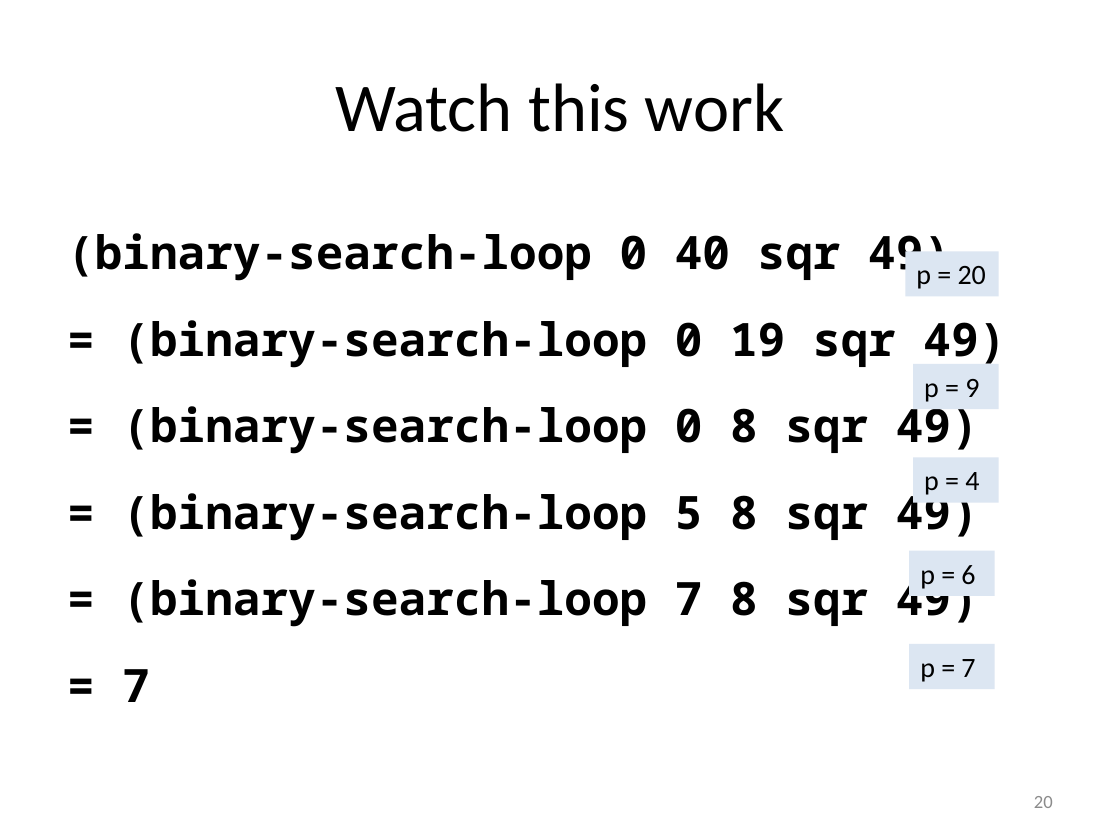
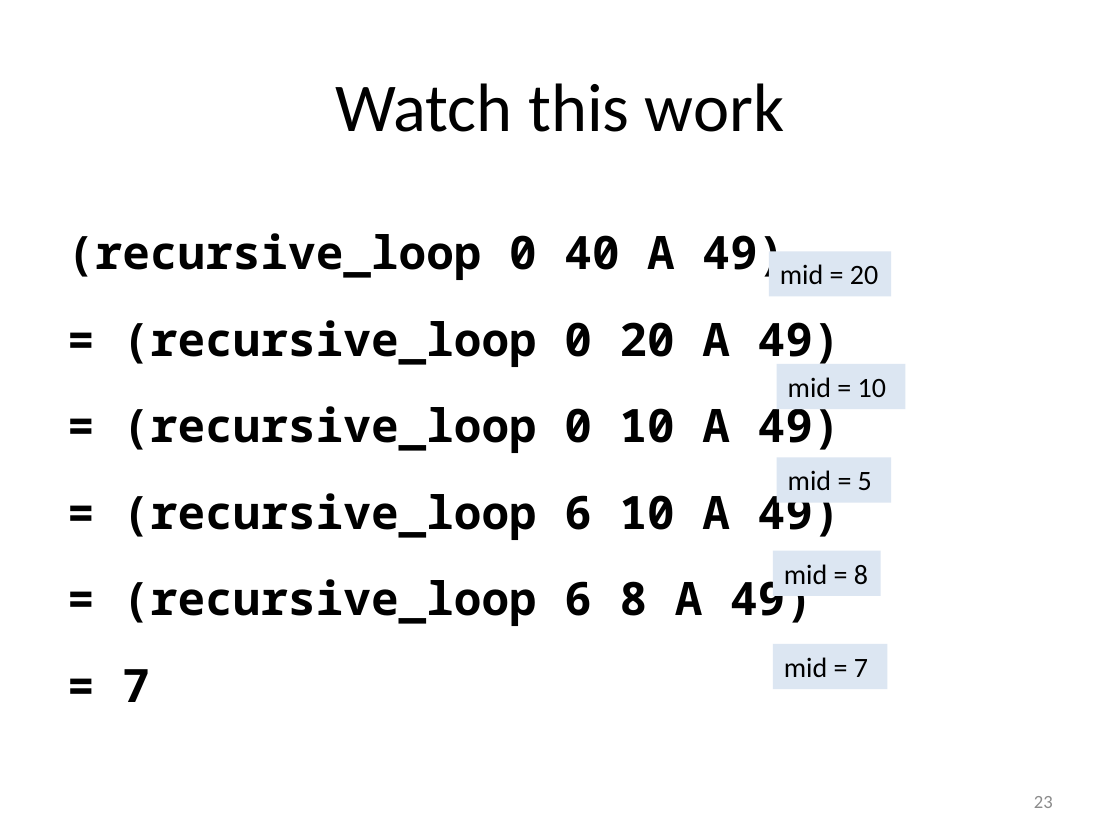
Before and after one commit to mwand/cs5010f17, a slide deck: slide 23 of Slides/Lesson 8.2 Binary Search.pptx (slide 20 before the commit). Drawn at 1120x840 pixels with LibreOffice and Linux fonts; fonts in the diff are those of the drawing. Boxes give left, top, right and bottom in pixels: in the first picture for what was removed or moved away, otherwise in the second. Text is boxed around its words. In the diff, an @@ line names an element or a change of style, - is before the commit and + after.

```diff
--- a/Slides/Lesson 8.2 Binary Search.pptx
+++ b/Slides/Lesson 8.2 Binary Search.pptx
@@ text at <box>67,233,841,626</box>: text changed @@
-(binary-search-loop 0 40 sqr 49)
-= (binary-search-loop 0 19 sqr 49)
-= (binary-search-loop 0 8 sqr 49)
-= (binary-search-loop 5 8 sqr 49)
-= (binary-search-loop 7 8 sqr 49)
+(recursive_loop 0 40 A 49)
+= (recursive_loop 0 20 A 49)
+= (recursive_loop 0 10 A 49)
+= (recursive_loop 6 10 A 49)
+= (recursive_loop 6 8 A 49)
@@ rectangle "mid = 20": place and size @@
-rectangle "mid = 20" at <box>905,251,998,296</box>
+rectangle "mid = 20" at <box>768,251,890,296</box>
@@ text in rectangle at <box>780,264,878,284</box>: text changed @@
-p = 20
+mid = 20
@@ rectangle "mid = 10": place and size @@
-rectangle "mid = 10" at <box>913,364,998,409</box>
+rectangle "mid = 10" at <box>776,364,905,409</box>
@@ text in rectangle at <box>788,377,886,397</box>: text changed @@
-p = 9
+mid = 10
@@ rectangle "mid = 5": place and size @@
-rectangle "mid = 5" at <box>913,457,998,502</box>
+rectangle "mid = 5" at <box>776,457,890,502</box>
@@ text in rectangle at <box>788,470,872,490</box>: text changed @@
-p = 4
+mid = 5
@@ rectangle "mid = 8": place and size @@
-rectangle "mid = 8" at <box>909,551,995,596</box>
+rectangle "mid = 8" at <box>773,551,880,596</box>
@@ text in rectangle at <box>784,564,868,585</box>: text changed @@
-p = 6
+mid = 8
@@ rectangle "mid = 7": place and size @@
-rectangle "mid = 7" at <box>909,644,995,689</box>
+rectangle "mid = 7" at <box>773,644,887,689</box>
@@ text in rectangle at <box>784,657,868,677</box>: text changed @@
-p = 7
+mid = 7
@@ page number at <box>1034,796,1053,808</box>: text changed @@
-20
+23
```
Also in this commit, not shown: 5 other slides changed, 5 slides added, 1 slide removed, 1 other file.
